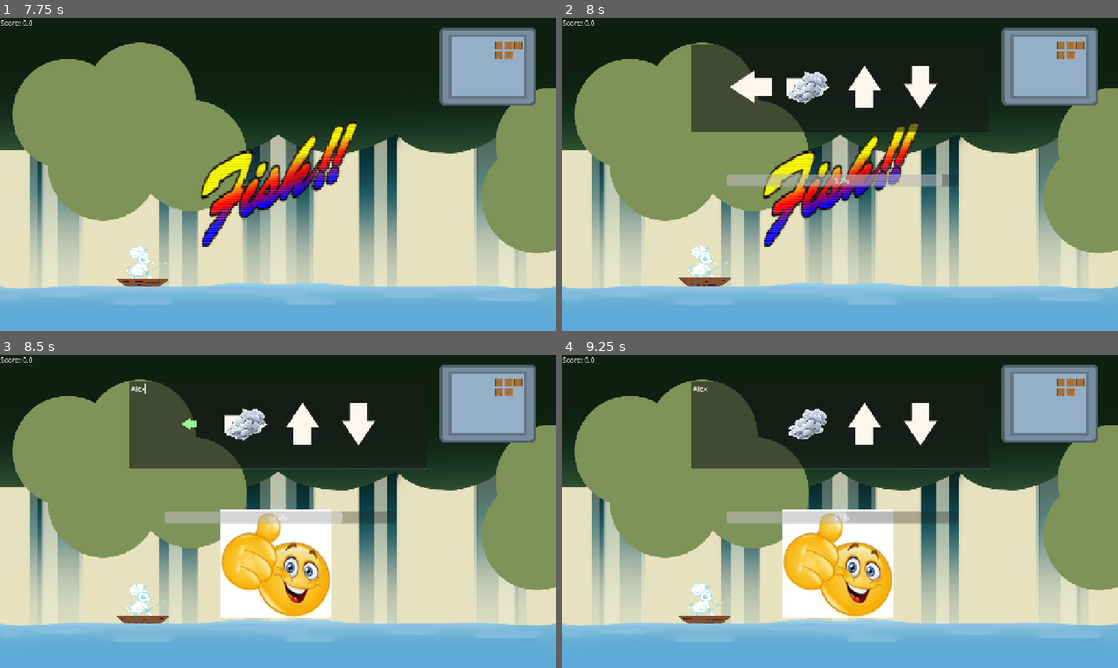
Above: before the commit, frames 1-4 (two rows, left to right).
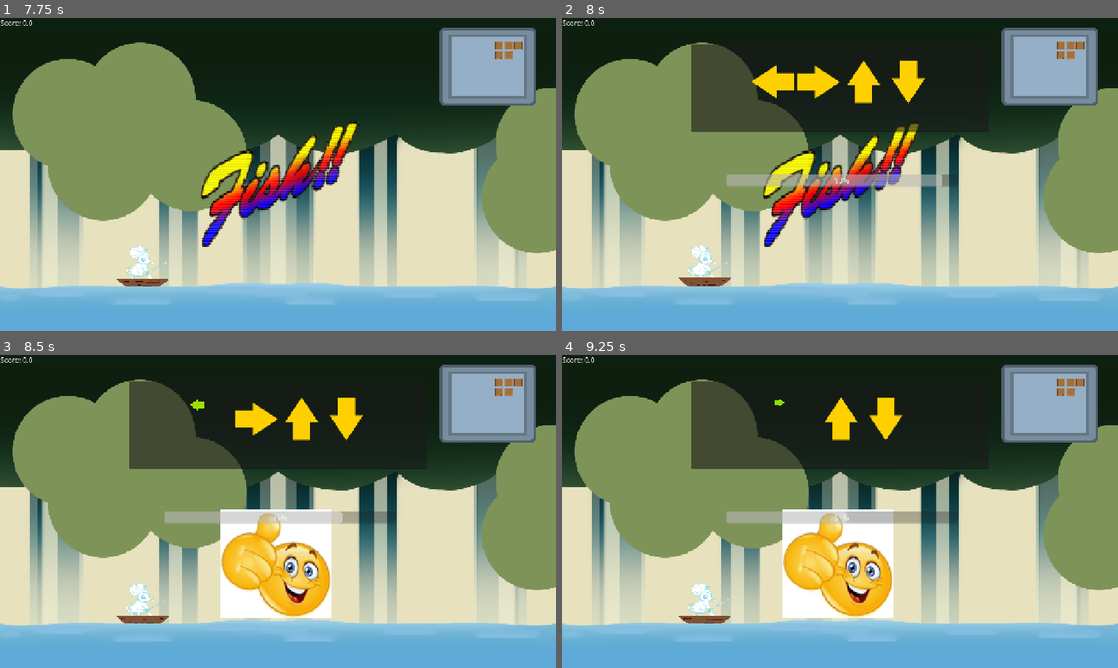
Above: after the commit, the same moments.

Repository: Meoah/Team-Awesome
Game: Godot game, scene res://scenes/game/main_menu.tscn
The game is run twice, just before and just after one commit, with the same random seed, the same clock (stepped at 60 frames per second) and the same inputs.
Inputs (mouse positions are in pixels of both pictures, inside the frame that each line leads up to):
- Up to frame 1 (7.75 s): click "Start Game" at 0.5 s; tap Enter (ui_accept) at 1.25, 1.52, 2.27, 3.77, 4.25, 4.52, 5.27, 6.77, 7.52 s; hold Right (Right) 1.28-2.03 s; hold Down (Down) 2.03-2.78 s; hold Right (Right) 2.78-3.53 s; hold Up (Up) 3.53-4.28 s; hold Left (Left) 4.28-5.78 s; hold Down (Down) 5.78-6.53 s; hold Right (Right) 6.53-7.28 s; hold Up (Up) from 7.28 s (still down)
- Up to frame 2 (8 s): keep holding Up (Up)
- Up to frame 3 (8.5 s): release Up (Up) at 8 s; click (278, 423) at 8.02 s; type "Alex" at 8.1 s
- Up to frame 4 (9.25 s): hold Right (Right) from 8.78 s (still down); tap Enter (ui_accept) at 9.02 s

Frame 1 is identical in both runs. In frame 2, 2.6% of the frame differs, in the area x 30-68%, y 13-30%; in frame 3, 2.2%; in frame 4, 2.3%.

Commit message:
Rewrote Arrow Spawning
Arrows are not TextureRect instead of Sprite2D. They now fit inside HBoxContainer to display them cleanly in the middle of the screen. Couple Bugs produced

Diff:
--- a/scenes/ui/arrows.tscn
+++ b/scenes/ui/arrows.tscn
@@ -12,11 +12,13 @@
 [ext_resource type="Texture2D" uid="uid://cmh82nlyngkm5" path="res://assets/textures/debug/Lame.png" id="9_rvcsd"]
 [ext_resource type="Texture2D" uid="uid://dc133i3eb8ups" path="res://assets/textures/ui/Arrows/0.tres" id="10_qdfjh"]
 [ext_resource type="Texture2D" uid="uid://cj88pt0rb6kul" path="res://assets/textures/ui/Arrows/1.tres" id="11_xp8ps"]
-[ext_resource type="Texture2D" uid="uid://bqy8a400kryy0" path="res://assets/textures/ui/Arrows/Arrows.png" id="11_ybko8"]
+[ext_resource type="Texture2D" uid="uid://biahjfifu84x8" path="res://assets/textures/ui/Arrows/Arrows.png" id="11_ybko8"]
 [ext_resource type="Texture2D" uid="uid://bmyqxt2tdjuib" path="res://assets/textures/ui/Arrows/2.tres" id="12_mx6gi"]
 [ext_resource type="Texture2D" uid="uid://blvkbqny5n6wn" path="res://assets/textures/ui/Arrows/3.tres" id="13_8ksox"]
 [ext_resource type="Script" uid="uid://chymghsucyl7j" path="res://scenes/ui/arrow_sprite.gd" id="16_mx6gi"]
-[ext_resource type="Texture2D" uid="uid://ca30ev300gndn" path="res://assets/textures/ui/Arrows/effects/smoke.png" id="17_8ksox"]
+[ext_resource type="Texture2D" uid="uid://botd11s563y1p" path="res://assets/textures/ui/Arrows/effects/smoke.png" id="17_8ksox"]
+[ext_resource type="Script" uid="uid://bfh11uixb171m" path="res://scenes/ui/smoke.gd" id="18_63o2f"]
+[ext_resource type="Script" uid="uid://tntbbnkgxdlp" path="res://scenes/ui/texture_rect.gd" id="19_dleu3"]
 
 [sub_resource type="Resource" id="Resource_y6h51"]
 script = ExtResource("2_sopvo")
@@ -75,7 +77,7 @@
 progress_bar = NodePath("ProgressBar")
 success = ExtResource("8_20txf")
 failure = ExtResource("9_rvcsd")
-variants = Array[String](["Evil", "Gold", "Obscured", "None"])
+variants = Array[String](["Obscured", "Gold", "Gold", "Gold"])
 arrow_direction = Dictionary[String, Texture2D]({
 "Down": ExtResource("12_mx6gi"),
 "Left": ExtResource("10_qdfjh"),
@@ -114,6 +116,7 @@
 
 [node name="ArrowSprite" type="Sprite2D" parent="."]
 unique_name_in_owner = true
+visible = false
 position = Vector2(263, -88)
 texture = ExtResource("11_ybko8")
 script = ExtResource("16_mx6gi")
@@ -124,12 +127,12 @@
 visibility_layer = 512
 z_index = 2
 z_as_relative = false
-position = Vector2(90.00001, -202.00002)
-scale = Vector2(0.29940444, 0.29940444)
+position = Vector2(134, -102)
+scale = Vector2(0.44252267, 0.44252267)
 texture = ExtResource("17_8ksox")
+script = ExtResource("18_63o2f")
 
 [node name="Control" type="Control" parent="."]
-visible = false
 layout_mode = 3
 anchors_preset = 15
 anchor_right = 1.0
@@ -138,22 +141,22 @@
 grow_vertical = 2
 
 [node name="HBoxContainer" type="HBoxContainer" parent="Control"]
-visible = false
 layout_mode = 1
-anchors_preset = 5
+anchors_preset = 8
 anchor_left = 0.5
+anchor_top = 0.5
 anchor_right = 0.5
+anchor_bottom = 0.5
 offset_left = -20.0
-offset_top = 154.0
+offset_top = -233.0
 offset_right = 20.0
-offset_bottom = 194.0
+offset_bottom = -193.0
 grow_horizontal = 2
-theme_override_constants/separation = 200
+grow_vertical = 2
 alignment = 1
 
 [node name="TextureRect" type="TextureRect" parent="Control/HBoxContainer"]
-visible = false
 layout_mode = 2
-texture = ExtResource("11_ybko8")
+script = ExtResource("19_dleu3")
 
 [connection signal="timeout" from="Timer" to="." method="_on_timer_timeout"]
--- /dev/null
+++ b/scenes/ui/smoke.gd
@@ -0,0 +1,10 @@
+extends Sprite2D
+
+class_name smoke_sprite
+
+# Called when the node enters the scene tree for the first time.
+
+func smoke_anim():
+	var tween = get_tree().create_tween()
+	tween.tween_property(self, "scale", Vector2(3,3), 1)
+	tween.parallel().tween_property(self, "modulate",Color(0.0, 0.0, 0.0, 0.0), 0.3)
--- /dev/null
+++ b/scenes/ui/texture_rect.gd
@@ -0,0 +1,34 @@
+extends TextureRect
+
+
+class_name ArrowTexture  #Object to spawn the input pattern
+
+
+func correct():  #Animation for correct input. Turns green and shrinks
+	var tween = get_tree().create_tween()
+	tween.parallel().tween_property(self, "modulate", Color.GREEN, 1.0)
+	tween.parallel().tween_property(self, "scale", Vector2(), .6)
+	tween.tween_callback(self.queue_free)
+
+func shake(): #Animation for shaking
+	var tween = get_tree().create_tween()
+	tween.tween_property(self, "position", Vector2(position.x -10,position.y), 0.05)
+	tween.tween_property(self, "position", Vector2(position.x +20,position.y), 0.05)
+	tween.tween_property(self, "position", Vector2(position.x -10,position.y), 0.05)
+
+
+func incorrect():  #Animation for incorrect input. Shakes and flashes Red
+	var tween = get_tree().create_tween()
+	tween.tween_property(self, "modulate", Color.RED, 0.1)
+	shake()
+	tween.tween_property(self, "modulate", Color.WHITE, 0.3)
+
+func erase(): #Animation for erasing
+	var tween = get_tree().create_tween()
+	tween.parallel().tween_property(self, "scale", Vector2(100,0),0.1)
+	await  get_tree().create_timer(0.5).timeout
+	tween.parallel().tween_property(self, "visible", 0,0.1)
+
+
+func evilize(): #Turns arrow red for Evil Variant. Work in Progress
+	modulate = Color(1.0, 0.0, 0.0, 1.0)
--- a/scripts/ui/arrows.gd
+++ b/scripts/ui/arrows.gd
@@ -18,7 +18,7 @@
 var input_index = 0 #Holds the index for the current input in the input array
 var progress : float
 var caught = 0 #Holds ammount of fish caught
-var sprite_array : Array[ArrowSprite] #Accessing the ArrowSprite Class
+var sprite_array : Array[ArrowTexture] #Accessing the ArrowSprite Class
 var current_value = 0
 
 var variant #Sets up current fish variant
@@ -128,13 +128,17 @@
 		input_index = input_index + 1 #Advances in the string index
 		#text_render()
 		$Reaction.set_texture(success)
-		var current_sprite : ArrowSprite = sprite_array.pop_front()
+		var current_sprite : ArrowTexture = sprite_array.pop_front()
+		var smoke : smoke_sprite = $Smoke
+		if varied_obscured:
+			if input_index == random_index +1:
+				smoke.smoke_anim()
 		if current_sprite:
 			current_sprite.correct()
 #On incorrect Input
 func incorrect_input():
 	$Reaction.set_texture(failure)
-	var incorrect_sprite: ArrowSprite = sprite_array[0]
+	var incorrect_sprite: ArrowTexture = sprite_array[0]
 	incorrect_sprite.incorrect()
 	if varied_gold:
 		fail()
@@ -182,16 +186,11 @@
 		elif varied_evil:
 			current_value = current_fish.value * 1.5
 		elif varied_obscured:
-			smoke_anim()
 			current_value = current_fish.value * 1.75
 		input_string.set_text(current_fish.name + "\n Weight: " + str(current_fish.weight) + "\n Value: " + str(current_value))
 		player_data.add_score(current_fish.value)
 		await get_tree().create_timer(3).timeout
 		get_tree().reload_current_scene()
-
-func smoke_anim():
-	var tween = get_tree().create_tween()
-	tween.tween_property($Smoke, "Scale", Vector2(3,3), 0.5)
 
 
 
@@ -208,20 +207,20 @@
 	# For loop that spawns arrows
 	for i in spawn_string:
 		if varied_gold:
-			$ArrowSprite.modulate = Color.GOLD
+			$Control/HBoxContainer/TextureRect.modulate = Color.GOLD
 		count += 1
-		var node_to_copy = $ArrowSprite
+		var node_to_copy = $Control/HBoxContainer/TextureRect
 		var copy = node_to_copy.duplicate()
 		copy.texture = arrow_direction[i]
-		add_child(copy)
+		$Control/HBoxContainer.add_child(copy)
 		sprite_array.append(copy)
-		copy.position = Vector2($ArrowOrigin.position.x +(count * 130), $ArrowOrigin.position.y)
+		#copy.position = Vector2($Control/HBoxContainer.position.x +(count * 130), $Control/HBoxContainer.position.y)
 		measurement += 200
 	print(input_array)
 	if varied_evil:
-		var evil : ArrowSprite = sprite_array[random_index]
+		var evil : ArrowTexture = sprite_array[random_index]
 		evil.evilize()
 	elif varied_obscured:
 		random_index = randi_range(0, input_array.size()-1)
-		$Smoke.position = sprite_array[random_index].position
-	$ArrowLoader.position = Vector2($ArrowOrigin.position.x - measurement, $ArrowOrigin.position.y)
+		$Smoke.position = sprite_array[random_index].global_position
+		print(random_index)
Not shown: 1 places in scenes/ui/arrows.tscn that only renumber resources
Not shown, added: scenes/ui/smoke.gd.uid
Not shown, added: scenes/ui/texture_rect.gd.uid
